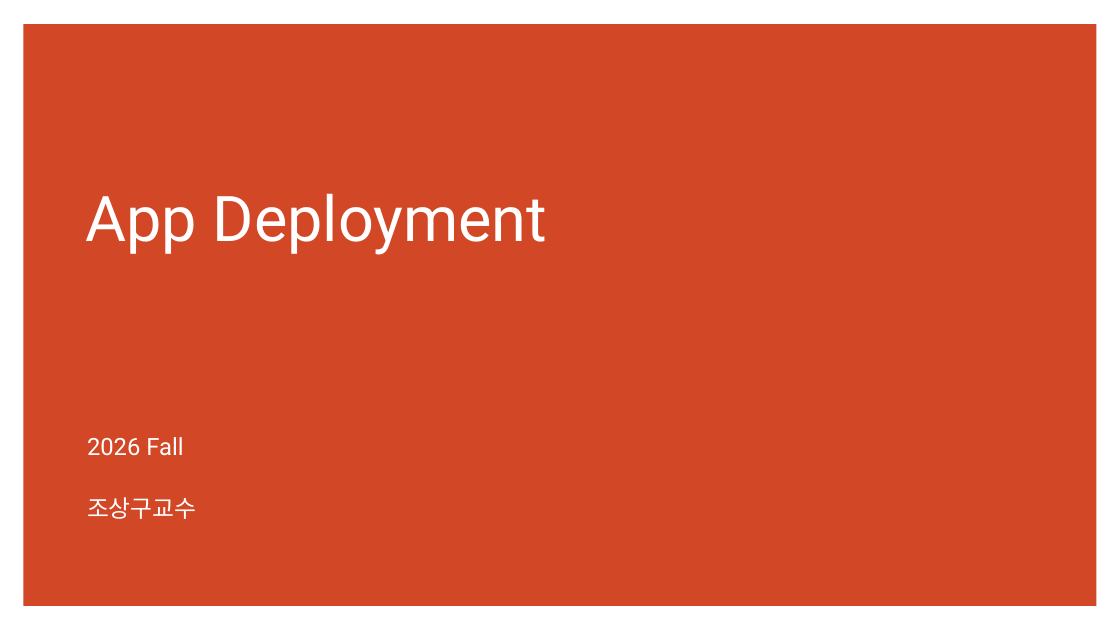
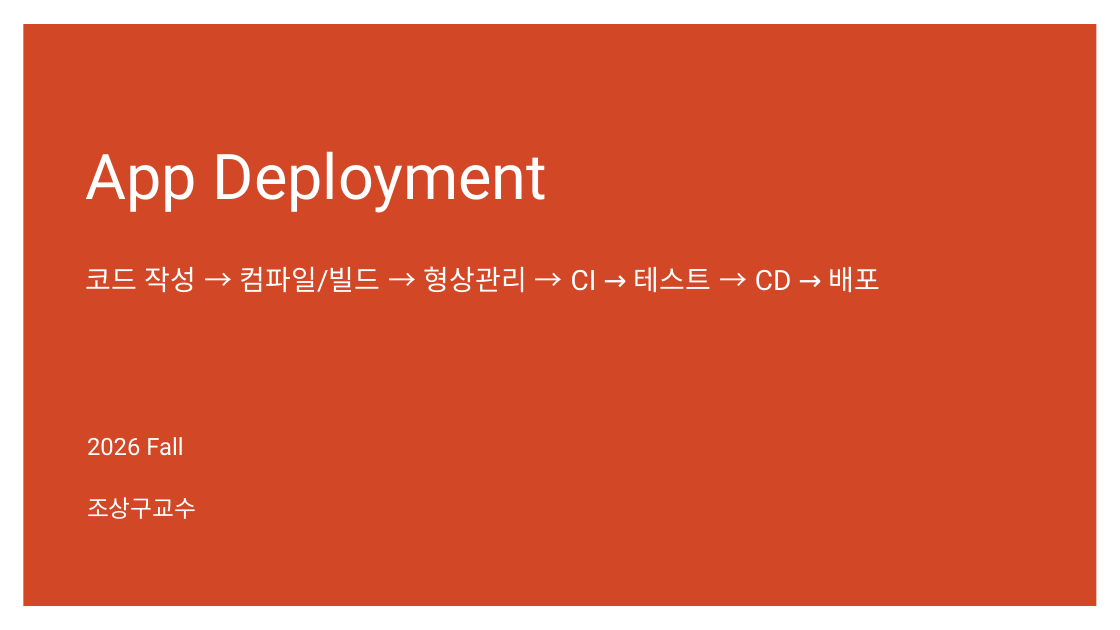
Before and after one commit to ancestor9/2026_Fall_AI-Workflow, a slide deck: slide 1 of PPTs/App Deployment.pptx. Drawn at 1120x630 pixels with LibreOffice and Linux fonts; fonts in the diff are those of the drawing. Boxes give left, top, right and bottom in pixels: in the first picture for what was removed or moved away, otherwise in the second. Text is boxed around its words. In the diff, an @@ line names an element or a change of style, - is before the commit and + after.

```diff
--- a/PPTs/App Deployment.pptx
+++ b/PPTs/App Deployment.pptx
@@ title at [85, 151, 881, 293]: text changed; size 54 to 24 pt @@
-App Deployment
+App Deployment
+코드 작성 → 컴파일/빌드 → 형상관리 → CI → 테스트 → CD → 배포
```
Also in this commit, not shown: 6 other slides changed, 18 slides added.
